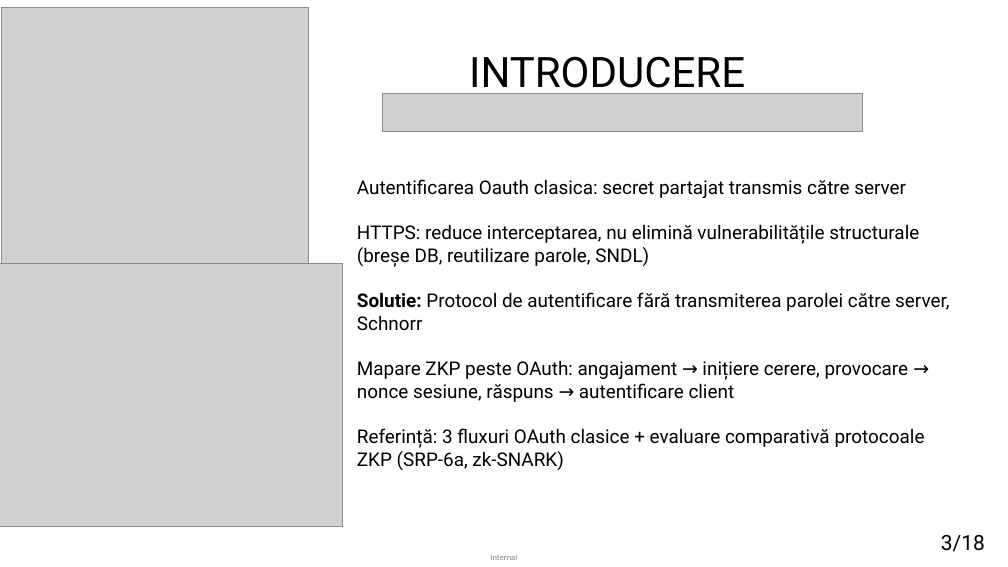
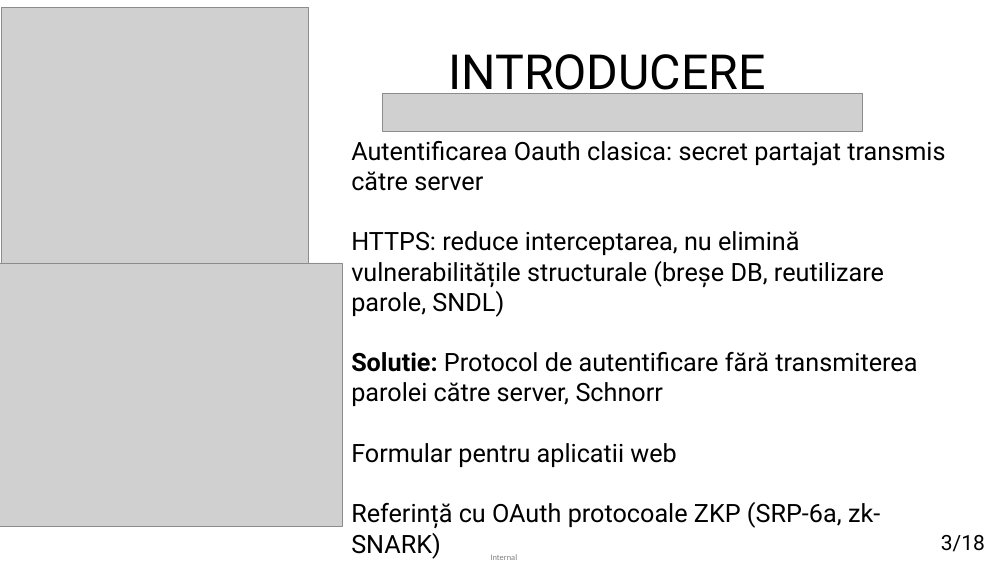
Before and after one commit to matei-rares-a/acas, a slide deck: slide 3 of docs/prezentare/current_draft/disertatie_matei_rares_prezentare_main.pptx. Drawn at 1008x567 pixels with LibreOffice and Linux fonts; fonts in the diff are those of the drawing; grey boxes stand for pictures. Boxes give left, top, right and bottom in pixels: in the first picture for what was removed or moved away, otherwise in the second. Text is boxed around its words. In the diff, an @@ line names an element or a change of style, - is before the commit and + after.

```diff
--- a/docs/prezentare/current_draft/disertatie_matei_rares_prezentare_main.pptx
+++ b/docs/prezentare/current_draft/disertatie_matei_rares_prezentare_main.pptx
@@ title "INTRODUCERE" at bbox=[448, 54, 766, 101]: size 40 to 46 pt @@
@@ text "Autentificarea Oauth clasica: secret partajat ...": place and size @@
-text "Autentificarea Oauth clasica: secret partajat ..." at bbox=[357, 179, 949, 470]
+text "Autentificarea Oauth clasica: secret partajat ..." at bbox=[351, 141, 945, 559]
@@ text at bbox=[351, 141, 945, 406]: size 18 to 24 pt in "Autentificarea Oauth clasica: secret partajat transmis către ...", "HTTPS: reduce interceptarea, nu elimină vulnerabilitățile st ...", "Solutie: Protocol de autentificare fără transmiterea parolei ..." @@
@@ text at bbox=[351, 443, 880, 559]: text changed; size 18 to 24 pt @@
-Mapare ZKP peste OAuth: angajament → inițiere cerere, provocare → nonce sesiune, răspuns → autentificare client
-Referință: 3 fluxuri OAuth clasice + evaluare comparativă protocoale ZKP (SRP-6a, zk-SNARK)
+Formular pentru aplicatii web
+Referință cu OAuth protocoale ZKP (SRP-6a, zk-SNARK)
```
Also in this commit, not shown: 16 other slides changed, 11 other files.
